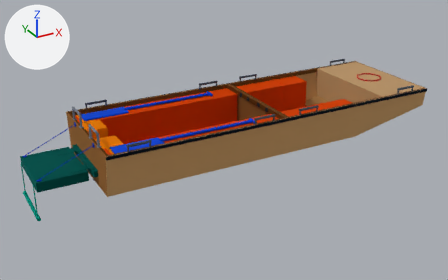
Two versions of the glTF model media/model.glb, one commit apart.
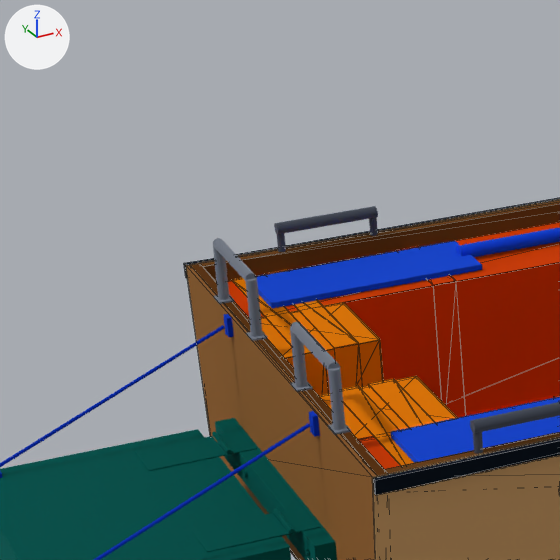
Old and new are each drawn whole from a 50 mm lens placed at (-1.38, -5.11, 2.58), pointed at (1.43, 0.0, 0.03) and again close up on the part from 6% to 32% of the width and 20% to 62% of the height. The lights are fixed; the arrows at upper left show +X, +Y and +Z. The older version's two pictures come first. The close-ups show mesh edges as thin lines. Where no turn or scale is listed for an object, it has been applied to the vertices. Vertices at exactly the same position are counted once.

In view in the first close-up: 'Bench modules: rails, covers, straps', 'Carry handles', 'Inwales', 'Paddles', 'Ring frames', 'Rub strakes', 'Side panels', 'Stern quarter foam modules', 'Stern step', 'Stern transom', 'Stop straps and pad eyes', 'Transom grab handles'.
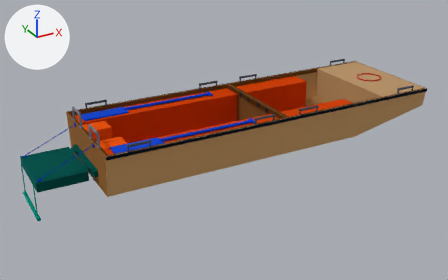
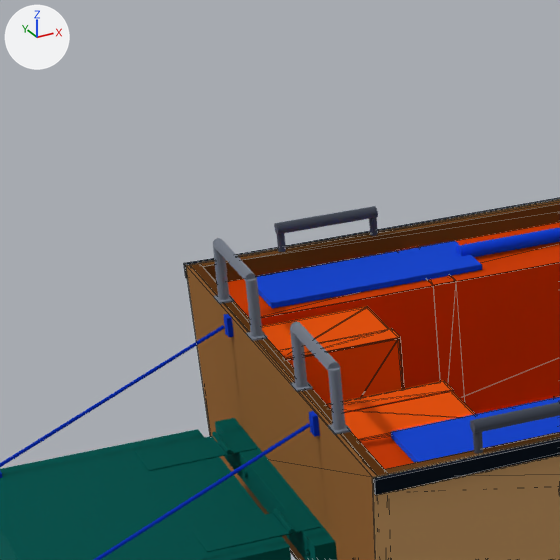
The change in detail:
Material 'mat_10' (mat_mat_10) changes colour from yellow #facc15 to orange #f97316; in linear values from (0.956, 0.604, 0.0075) to (0.947, 0.171, 0.00802).
me_stern_quarter_foam_modules is used by ob_stern_quarter_foam_modules; location (0.0, 0.0, 0.0).
me_stern_quarter_foam_modules had 96 vertices, 160 faces and spanned x 0.04..0.249, y -0.557..0.557, z 0.006..0.363.
me_stern_quarter_foam_modules no longer uses material mat_mat_8 (orange #f59e0b).
me_stern_quarter_foam_modules now has 68 vertices, 120 faces and spans x 0.029..0.334, y -0.319..0.319, z 0.026..0.39.
me_stern_quarter_foam_modules part 1: the loose piece of 8 vertices spanning x 0.04..0.249, y 0.104..0.33, z 0.026..0.36 is rebuilt with 26 vertices and now spans x 0.029..0.334, y 0.125..0.319, z 0.026..0.39, in mat_mat_10 (orange #f97316).
me_stern_quarter_foam_modules part 2: the loose piece of 8 vertices spanning x 0.04..0.249, y -0.33..-0.104, z 0.026..0.36 is rebuilt with 26 vertices and now spans x 0.029..0.334, y -0.319..-0.125, z 0.026..0.39, in mat_mat_10 (orange #f97316).
me_stern_quarter_foam_modules part 3: 6 loose pieces with 80 vertices, spanning x 0.042..0.247, y -0.557..0.557, z 0.006..0.363, are deleted.
Other edits to the shape of me_stern_quarter_foam_modules do not show in these pictures.
me_stern_quarter_foam_modules gains material mat_mat_10 (orange #f97316).

What differs and where, as boxes (x1, y1, x2, y2) in the close-ups (560 x 560 px):
'Stern quarter foam modules', recoloured, reshaped
    before: (232, 270, 458, 466)
    after: (262, 306, 475, 439)
part 1 of me_stern_quarter_foam_modules, rebuilt
    before: (261, 302, 384, 393)
    after: (262, 306, 404, 404)
part 2 of me_stern_quarter_foam_modules, rebuilt
    before: (318, 376, 458, 439)
    after: (326, 381, 475, 439)
part 3 of me_stern_quarter_foam_modules, deleted (orange)
    before: (232, 270, 436, 466)
